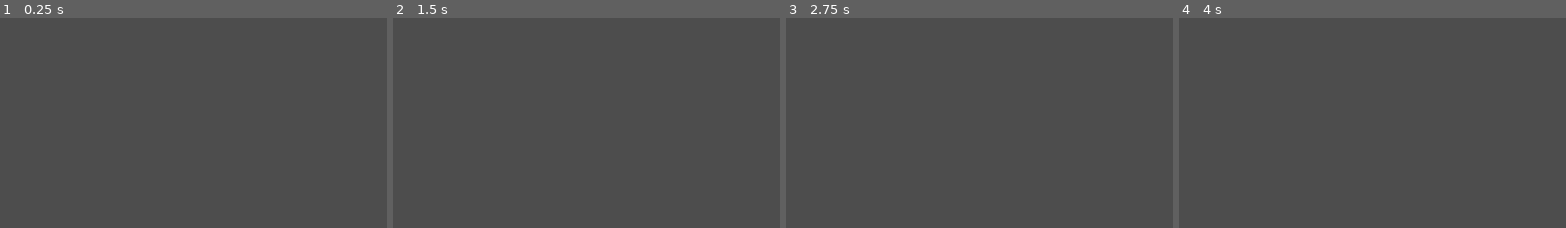
Above: before the commit, frames 1-4 (left to right).
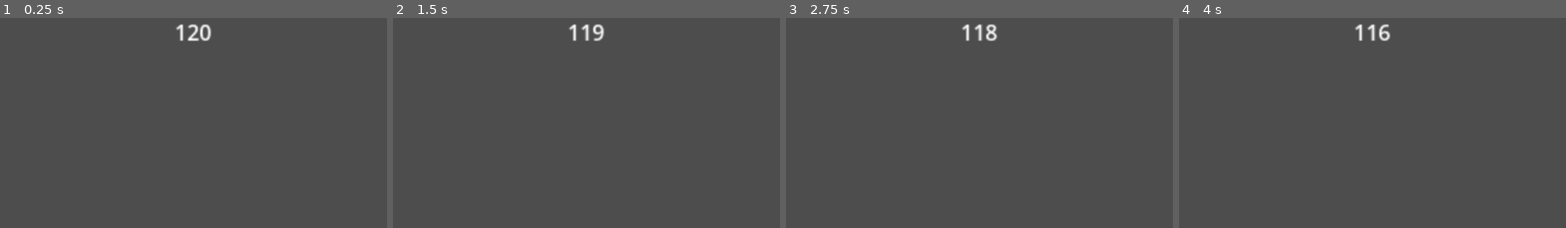
Above: after the commit, the same moments.

Repository: RedBlueCarrots/QS-Impact-2026
Game: Godot game, scene res://Levels/Farming.tscn
Two runs of this game, one before a commit and one after it. Both use one fixed random seed, a clock stepped at 60 frames per second and the inputs below. The project has no main scene, so this scene is started directly.
Inputs (mouse positions are % of the whole screen's width and height, from its top left):
- Up to frame 1 (0.25 s): no input
- Up to frame 2 (1.5 s): tap Enter at 0.5 s; drag from (96, 81) to (60, 26) at 0.52 s; tap Space at 1.25 s; drag from (86, 81) to (45, 69) at 1.27 s
- Up to frame 3 (2.75 s): move the mouse to (96, 86) at 2.02 s; press the mouse at (96, 86) at 2.03 s; hold D (right) from 2.03 s (still down)
- Up to frame 4 (4 s): release D (right) at 2.75 s; release the mouse at (96, 86) at 2.75 s; drag from (90, 81) to (49, 81) at 2.77 s; tap Enter at 3.5 s; drag from (99, 81) to (49, 81) at 3.52 s
The pictures show only the part of the screen within x 25-75%, y 0-50%; the shares and areas given below are measured in that part.

The runs differ from the first frame. In frame 1, 0.4% of the frame differs, in the area x 45-55%, y 2-12%; in frame 2, 0.4%; in frame 3, 0.4%; in frame 4, 0.4%.

Commit message:
Cows eat wheat
Added:
- Cows eat wheat.
- Timer to prevent mass consumption.

Diff:
--- a/Farming assets/Wheat.tscn
+++ b/Farming assets/Wheat.tscn
@@ -4,14 +4,14 @@
 
 [sub_resource type="RectangleShape2D" id="RectangleShape2D_g5syg"]
 
-[node name="Wheat" type="Area2D" unique_id=1632852994]
+[node name="Wheat" type="Area2D" unique_id=1632852994 groups=["wheat"]]
 scale = Vector2(3, 3)
 script = ExtResource("1_uyi0h")
 
 [node name="CollisionShape2D" type="CollisionShape2D" parent="." unique_id=831463110]
 shape = SubResource("RectangleShape2D_g5syg")
 
-[node name="Node2D" type="Node2D" parent="." unique_id=1720546231]
+[node name="Node2D" type="Node2D" parent="." unique_id=1720546231 groups=["wheat"]]
 
 [node name="ColorRect2" type="ColorRect" parent="Node2D" unique_id=1125901166]
 offset_left = -8.0
--- a/Farming assets/WheatBundle.tscn
+++ b/Farming assets/WheatBundle.tscn
@@ -5,7 +5,7 @@
 [sub_resource type="RectangleShape2D" id="RectangleShape2D_yudxo"]
 size = Vector2(20, 8)
 
-[node name="BundleOWhet" type="RigidBody2D" unique_id=5165682]
+[node name="BundleOWhet" type="RigidBody2D" unique_id=5165682 groups=["wheat"]]
 collision_layer = 4
 collision_mask = 5
 
--- a/Farming assets/cow.tscn
+++ b/Farming assets/cow.tscn
@@ -2,11 +2,15 @@
 
 [ext_resource type="Script" uid="uid://celhne7tjcxav" path="res://Farming assets/cow.gd" id="1_hlgba"]
 [ext_resource type="Script" uid="uid://csgdjkmqe0mwo" path="res://Farming assets/cow_pickup.gd" id="2_dkfmk"]
+[ext_resource type="Script" uid="uid://oy1sangji4tc" path="res://Farming_scripts/eating.gd" id="3_3sqf6"]
 
 [sub_resource type="RectangleShape2D" id="RectangleShape2D_yrtgg"]
 size = Vector2(40, 20)
 
-[node name="cow" type="RigidBody2D" unique_id=971544233]
+[sub_resource type="RectangleShape2D" id="RectangleShape2D_tf6fn"]
+size = Vector2(89, 41)
+
+[node name="cow" type="RigidBody2D" unique_id=971544233 groups=["cows"]]
 collision_layer = 2
 input_pickable = true
 mass = 300.0
@@ -72,4 +76,16 @@
 mouse_filter = 2
 color = Color(0.6509804, 0.33333334, 0, 1)
 
-[node name="Area2D" type="Area2D" parent="." unique_id=324284607]
+[node name="Area2D" type="Area2D" parent="." unique_id=1584717251]
+collision_mask = 5
+script = ExtResource("3_3sqf6")
+
+[node name="CollisionShape2D" type="CollisionShape2D" parent="Area2D" unique_id=1797961709]
+position = Vector2(-1.5, 0.5)
+shape = SubResource("RectangleShape2D_tf6fn")
+
+[node name="Timer" type="Timer" parent="." unique_id=933189185]
+autostart = true
+
+[connection signal="area_entered" from="Area2D" to="Area2D" method="_on_area_entered"]
+[connection signal="timeout" from="Timer" to="Area2D" method="_on_timer_timeout"]
--- /dev/null
+++ b/Farming_scripts/eating.gd
@@ -0,0 +1,28 @@
+extends Area2D
+
+var is_chewing = false
+
+# Called every frame. 'delta' is the elapsed time since the previous frame.
+func _process(delta: float) -> void:
+
+	var list = get_overlapping_bodies()
+
+	for area in list:
+		if area.is_in_group("wheat") and not is_chewing:
+			area.queue_free()
+			is_chewing = true
+			get_parent().get_node("Timer").start()
+
+	list = get_overlapping_areas()
+
+	for area in list:
+		if area.is_in_group("wheat") and not is_chewing:
+			var ate_wheat = area.eat_wheat()
+			if ate_wheat:
+				is_chewing = true
+				get_parent().get_node("Timer").start()
+
+
+
+func _on_timer_timeout() -> void:
+	is_chewing = false
--- /dev/null
+++ b/Farming_scripts/farming_main.gd
@@ -0,0 +1,23 @@
+extends Node2D
+
+var time = 120
+
+# Called when the node enters the scene tree for the first time.
+func _ready() -> void:
+	pass # Replace with function body.
+
+
+# Called every frame. 'delta' is the elapsed time since the previous frame.
+func _process(delta: float) -> void:
+	pass
+
+
+func _on_timer_timeout() -> void:
+	print("cows left")
+	print(len(get_tree().get_nodes_in_group("cows")))
+	print("GAME OVER!")
+
+
+func _on_update_timeout() -> void:
+	time -= 1
+	get_node("Camera2D/HBoxContainer/Label").text = str(time)
--- a/Farming_scripts/wheat.gd
+++ b/Farming_scripts/wheat.gd
@@ -1,6 +1,7 @@
 extends Area2D
 
 var whet = preload("res://Farming assets/WheatBundle.tscn")
+var remain = 10
 
 # Called when the node enters the scene tree for the first time.
 func _ready() -> void:
@@ -11,10 +12,19 @@
 func _process(delta: float) -> void:
 	pass
 
+func eat_wheat():
+	remain -= 1
+	if remain < 1:
+			if remain == 0:
+				get_node("Node2D").queue_free()
+			return false
+	return true
 
 func _on_input_event(viewport: Node, event: InputEvent, shape_idx: int) -> void:
-	if event.is_action_pressed("select"):
+	if event.is_action_pressed("select") and remain > 0:
+		remain -= 1
 		var instance = whet.instantiate()
 		instance.position = position
 		get_tree().root.add_child(instance)
-		print("weheat!")
+		if remain == 0:
+			get_node("Node2D").queue_free()
--- a/Levels/Farming.tscn
+++ b/Levels/Farming.tscn
@@ -1,5 +1,6 @@
 [gd_scene format=3 uid="uid://bo3ov7syws3os"]
 
+[ext_resource type="Script" uid="uid://caimk604rtqfb" path="res://Farming_scripts/farming_main.gd" id="1_5bv6k"]
 [ext_resource type="Script" uid="uid://dxccmw5ffn2s1" path="res://Farming_scripts/camera_2d.gd" id="1_8rb8q"]
 [ext_resource type="PackedScene" uid="uid://dm7a3luiw3lcr" path="res://Farming assets/cow.tscn" id="2_ubwkw"]
 [ext_resource type="PackedScene" uid="uid://ccb6hjgc5i6xg" path="res://Farming assets/Wheat.tscn" id="3_xyv3g"]
@@ -7,6 +8,7 @@
 [sub_resource type="WorldBoundaryShape2D" id="WorldBoundaryShape2D_ubwkw"]
 
 [node name="Farm_level" type="Node2D" unique_id=1218766201]
+script = ExtResource("1_5bv6k")
 
 [node name="Floor" type="StaticBody2D" parent="." unique_id=1732727681]
 position = Vector2(-10, 57)
@@ -30,14 +32,17 @@
 limit_right = 1152
 script = ExtResource("1_8rb8q")
 
-[node name="cow" parent="." unique_id=971544233 instance=ExtResource("2_ubwkw")]
-position = Vector2(1008, 225)
+[node name="HBoxContainer" type="HBoxContainer" parent="Camera2D" unique_id=507958035]
+offset_left = -288.0
+offset_top = -161.0
+offset_right = 288.0
+offset_bottom = -121.0
+size_flags_horizontal = 6
 
-[node name="cow2" parent="." unique_id=235620778 instance=ExtResource("2_ubwkw")]
-position = Vector2(993, 177)
-
-[node name="cow3" parent="." unique_id=1934948005 instance=ExtResource("2_ubwkw")]
-position = Vector2(1075, 231)
+[node name="Label" type="Label" parent="Camera2D/HBoxContainer" unique_id=1255011258]
+layout_mode = 2
+size_flags_horizontal = 6
+text = "120"
 
 [node name="Wheat" parent="." unique_id=1632852994 instance=ExtResource("3_xyv3g")]
 position = Vector2(787, 265)
@@ -59,3 +64,22 @@
 
 [node name="Wheat2" parent="." unique_id=905709097 instance=ExtResource("3_xyv3g")]
 position = Vector2(846, 264)
+
+[node name="cow" parent="." unique_id=971544233 instance=ExtResource("2_ubwkw")]
+position = Vector2(1008, 225)
+
+[node name="cow2" parent="." unique_id=235620778 instance=ExtResource("2_ubwkw")]
+position = Vector2(993, 177)
+
+[node name="cow3" parent="." unique_id=1934948005 instance=ExtResource("2_ubwkw")]
+position = Vector2(1075, 231)
+
+[node name="Timer" type="Timer" parent="." unique_id=1133952615]
+wait_time = 120.0
+autostart = true
+
+[node name="Update" type="Timer" parent="." unique_id=176542490]
+autostart = true
+
+[connection signal="timeout" from="Timer" to="." method="_on_timer_timeout"]
+[connection signal="timeout" from="Update" to="." method="_on_update_timeout"]
--- a/project.godot
+++ b/project.godot
@@ -17,6 +17,11 @@
 [editor_plugins]
 
 enabled=PackedStringArray()
+
+[global_group]
+
+cows=""
+wheat=""
 
 [input]
 
Not shown, added: Farming_scripts/eating.gd.uid
Not shown, added: Farming_scripts/farming_main.gd.uid
